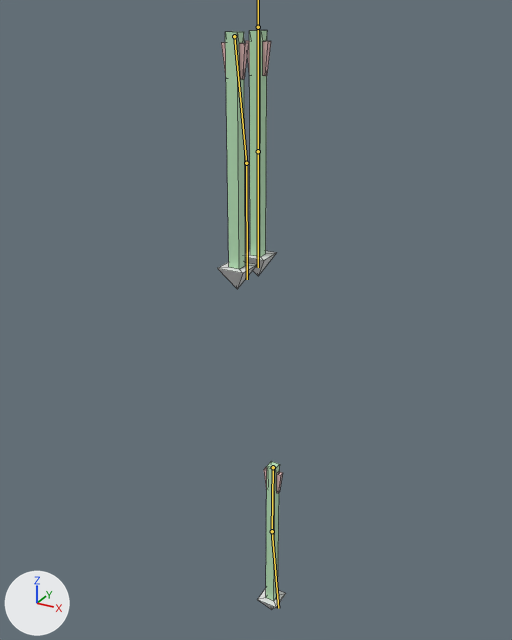
Before and after pictures for a commit that changed the Blender file Assets/Models/Game/MapObject/Arrow/B_Arrow.blend.
One viewpoint serves both versions: a 50 mm camera at (1.41, -2.58, 2.61) aimed at (-0.07, 0.1, 1.26). Arrows for +X, +Y and +Z are at lower left; the lights stay in place. Both versions are drawn at frame 10 of the action 'Arrow_Fall01'; the numbers are the values there. The bones that bend it are drawn over the model as lines. Mesh edges are drawn as thin lines.

Names of what the first picture shows: 'Arrow', 'Arrow.001', 'Arrow.002'.
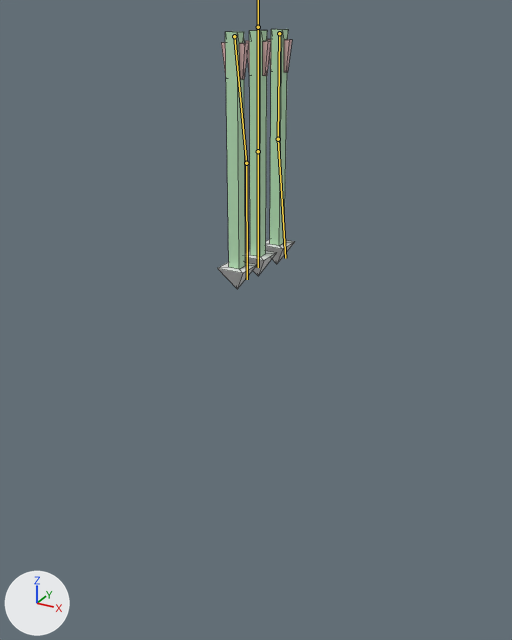
What the commit changed:
Bone 'Arrow002_Bone01' (bone_arrow002_bone01) moves from (0.0, 2.1, 0.0) to (0.0, 0.0, 0.0).

Pixel boxes [x1, y1, x2, y2] of what changed, in the pictures (512 x 640 px):
'Arrow.002', posed
    before: [258, 461, 286, 610]
    after: [266, 29, 294, 264]
bone 'Arrow002_Bone01', root to tip
    before: (273, 467) to (272, 531)
    after: (279, 33) to (278, 139)
